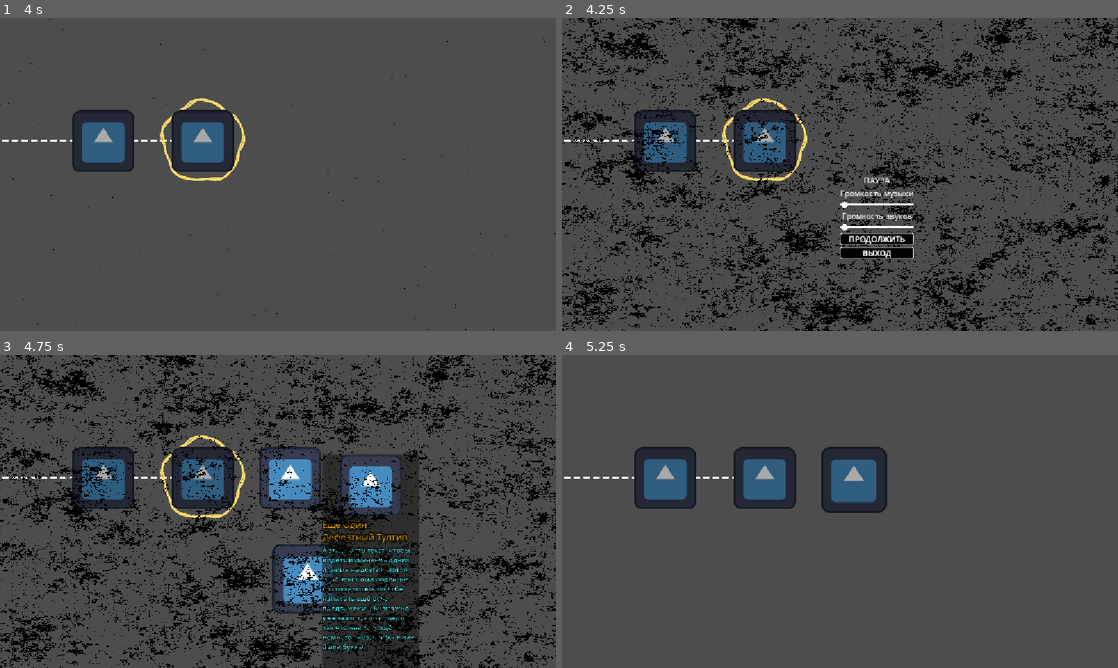
Above: before the commit, frames 1-4 (two rows, left to right).
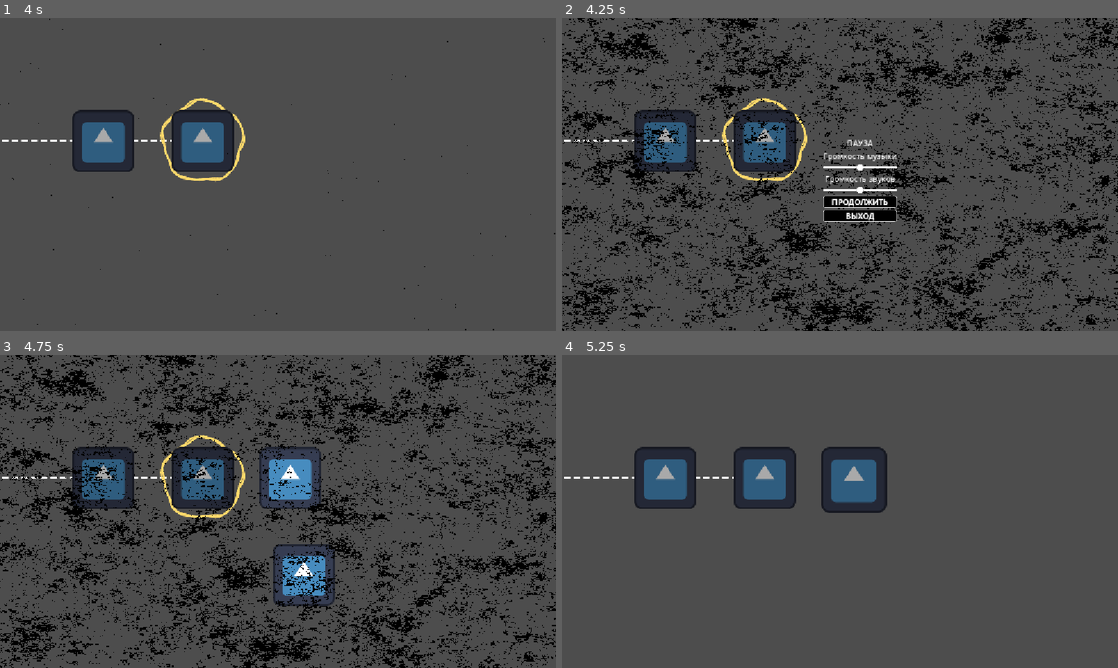
Above: after the commit, the same moments.

Repository: danilbo/remember-you-are-loved-game
Game: Godot game, scene res://game/main/main.tscn
The game is run twice, just before and just after one commit, with the same random seed, the same clock (stepped at 60 frames per second) and the same inputs. The engine's default icon, where the game draws it, is replaced by a stand-in: a white triangle on a blue panel in a dark square.
Inputs (mouse positions are in pixels of both pictures, inside the frame that each line leads up to):
- Up to frame 1 (4 s): tap Enter at 0.5, 3.5 s; move the mouse to (105, 140) at 0.52 s; click (105, 140) at 0.67 s; tap Space at 1.25 s; move the mouse to (166, 190) at 1.27 s; click (166, 190) at 1.42 s; move the mouse to (333, 105) at 2.02 s; click (333, 105) at 2.17 s; move the mouse to (200, 140) at 2.77 s; click (200, 140) at 2.92 s; move the mouse to (444, 221) at 3.52 s; click (444, 221) at 3.67 s
- Up to frame 2 (4.25 s): tap Escape (ui_cancel) at 4.15 s
- Up to frame 3 (4.75 s): click "ПРОДОЛЖИТЬ" at 4.25 s
- Up to frame 4 (5.25 s): move the mouse to (851, 477) at 5.02 s; click (851, 477) at 5.17 s

Frame 1 is identical in both runs. In frame 2, 2.6% of the frame differs, in the area x 47-64%, y 38-77%; in frame 3, 9.0%, in the area x 48-76%, y 32-100%; in frame 4, nothing differs.

Commit message:
Fixed setup sliders: use default value and save value after change

Diff:
--- a/game/global/global_variables.gd
+++ b/game/global/global_variables.gd
@@ -1,12 +1,12 @@
 extends Node
 
-var music_volume: float = 1.0:
+var music_volume: float = 0.5:
 	set(value):
 		music_volume = clamp(value, 0.0, 1.0)
 		var bus_idx = AudioServer.get_bus_index("Music")
 		AudioServer.set_bus_volume_db(bus_idx, linear_to_db(music_volume))
 
-var sfx_volume: float = 1.0:
+var sfx_volume: float = 0.5:
 	set(value):
 		sfx_volume = clamp(value, 0.0, 1.0)
 		var bus_idx = AudioServer.get_bus_index("SFX")
@@ -22,5 +22,7 @@
 		pause_menu = menu_scene.instantiate()
 		get_tree().root.add_child(pause_menu)
 	pause_menu.visible = !pause_menu.visible
+	if pause_menu.visible:
+		pause_menu.sync_sliders()
 	on_pause = pause_menu.visible
 	get_tree().paused = on_pause
--- a/game/ui/pause_menu/pause_menu.gd
+++ b/game/ui/pause_menu/pause_menu.gd
@@ -51,9 +51,6 @@
 	sfx_slider.value_changed.connect(_on_sfx_changed)
 
 
-	music_slider.value = GlobalVariables.music_volume
-	sfx_slider.value = GlobalVariables.sfx_volume
-
 
 func _input(event):
 	if visible and event.is_action_pressed("ui_cancel"):
@@ -90,3 +87,9 @@
 
 func _on_sfx_changed(value: float):
 	GlobalVariables.sfx_volume = value
+
+func sync_sliders():
+	if not is_inside_tree() or not music_slider or not sfx_slider:
+		return
+	music_slider.set_value_no_signal(GlobalVariables.music_volume)
+	sfx_slider.set_value_no_signal(GlobalVariables.sfx_volume)
--- a/game/ui/pause_menu/pause_menu.tscn
+++ b/game/ui/pause_menu/pause_menu.tscn
@@ -24,8 +24,10 @@
 
 [node name="VBoxContainer" type="VBoxContainer" parent="CenterContainer/MenuPanel" unique_id=1053862276]
 layout_mode = 0
-offset_right = 125.0
-offset_bottom = 133.0
+offset_left = -35.0
+offset_top = -83.0
+offset_right = 118.0
+offset_bottom = 104.0
 alignment = 1
 
 [node name="Label" type="Label" parent="CenterContainer/MenuPanel/VBoxContainer" unique_id=1669433013]
@@ -40,6 +42,9 @@
 
 [node name="HSliderMusic" type="HSlider" parent="CenterContainer/MenuPanel/VBoxContainer" unique_id=622586359]
 layout_mode = 2
+max_value = 1.0
+step = 0.01
+value = 1.0
 
 [node name="LabelSFX" type="Label" parent="CenterContainer/MenuPanel/VBoxContainer" unique_id=1928128862]
 layout_mode = 2
@@ -48,6 +53,9 @@
 
 [node name="HSliderSFX" type="HSlider" parent="CenterContainer/MenuPanel/VBoxContainer" unique_id=606451078]
 layout_mode = 2
+max_value = 1.0
+step = 0.01
+value = 1.0
 
 [node name="ButtonContinue" type="Button" parent="CenterContainer/MenuPanel/VBoxContainer" unique_id=1819752808]
 layout_mode = 2
